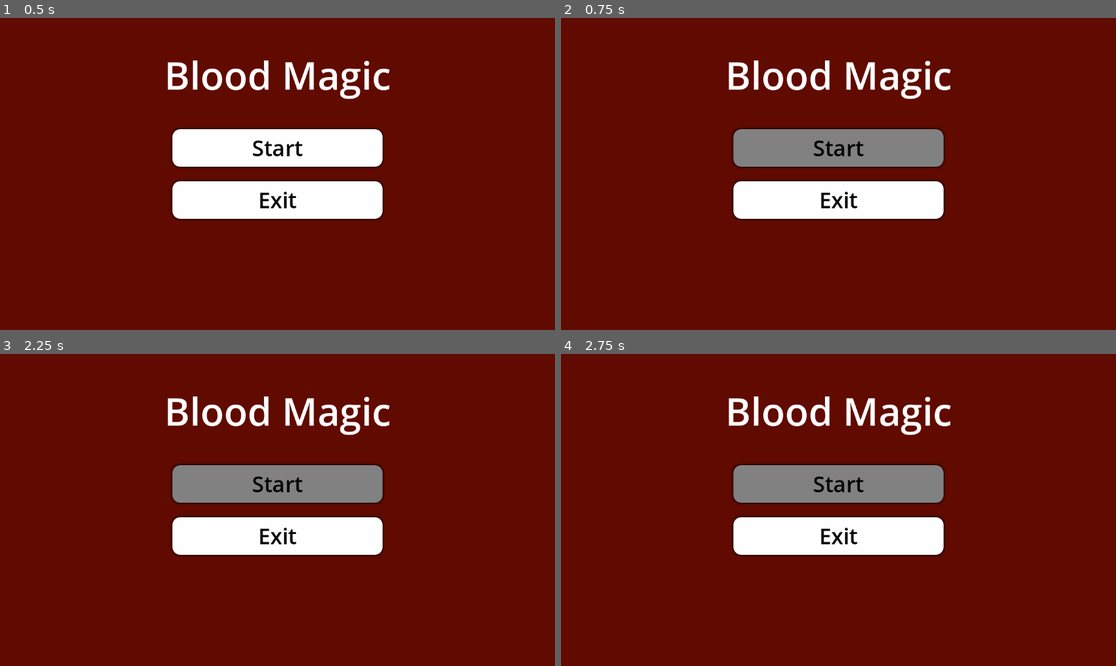
Above: before the commit, frames 1-4 (two rows, left to right).
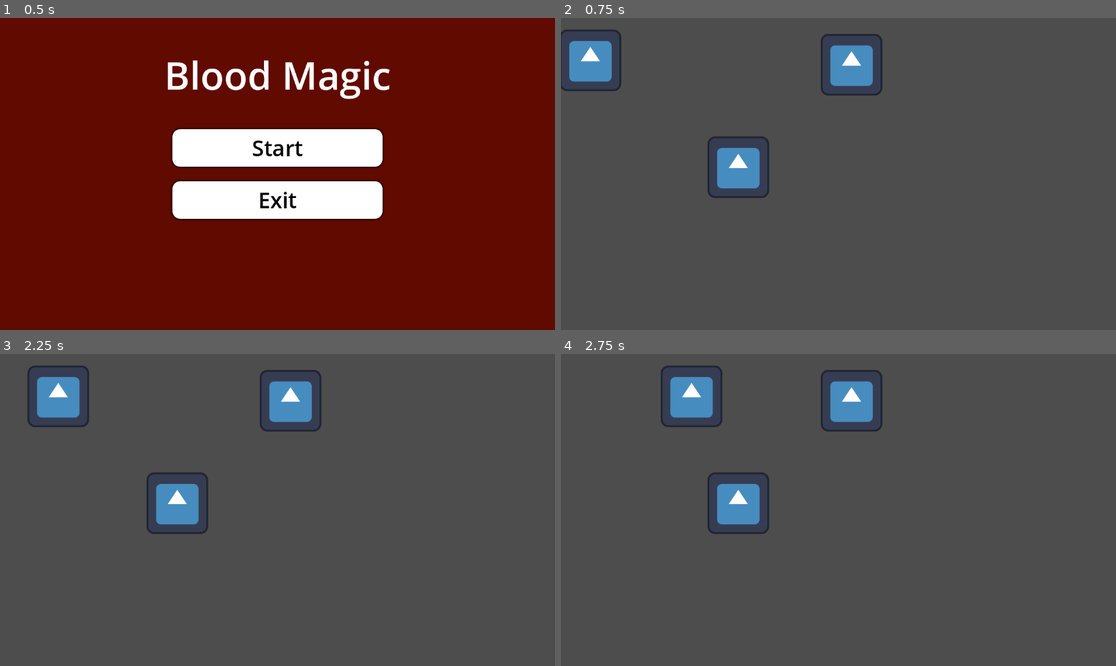
Above: after the commit, the same moments.

Repository: ckfrancois/BloodMagic
Game: Godot game, scene res://scenes/menus/main_menu.tscn
Same seed, same stepped clock (60 frames per second), same inputs: the game is played once before the commit and once after it. Before the commit the project has no main scene; this scene is started directly in both runs. The engine's default icon, where the game draws it, is replaced by a stand-in: a white triangle on a blue panel in a dark square.
Inputs (mouse positions are in pixels of both pictures, inside the frame that each line leads up to):
- Up to frame 1 (0.5 s): no input
- Up to frame 2 (0.75 s): click "Start" at 0.5 s
- Up to frame 3 (2.25 s): click (277, 485) at 1.25 s, where only the run before the commit has a clickable "Start"; tap Enter at 2 s; hold Right (Right) from 2.03 s (still down)
- Up to frame 4 (2.75 s): keep holding Right (Right)

Frame 1 is identical in both runs. In frame 2, 100% of the frame differs, in the area x 0-100%, y 0-100%; in frame 3, 100%; in frame 4, 100%.

Commit message:
Made Main Menu Main scene

Diff:
--- a/blood-magic/project.godot
+++ b/blood-magic/project.godot
@@ -11,6 +11,7 @@
 [application]
 
 config/name="Blood Magic"
+run/main_scene="uid://bf8thv0ipeavq"
 config/features=PackedStringArray("4.4", "Forward Plus")
 config/icon="res://icon.svg"
 
--- a/blood-magic/scenes/enemy/turnzone.gd
+++ b/blood-magic/scenes/enemy/turnzone.gd
@@ -3,7 +3,7 @@
 func _on_body_entered(body: CharacterBody2D) -> void:
 	print("Turn time!")
 
-	var battle_scene = preload("res://battle.tscn")
+	var battle_scene = preload("res://scenes/modes/battle.tscn")
 	var battle_instance = battle_scene.instantiate()
 
 	get_tree().root.add_child(battle_instance)
--- a/blood-magic/scripts/menus/main_menu.gd
+++ b/blood-magic/scripts/menus/main_menu.gd
@@ -12,7 +12,7 @@
 
 
 func _on_start_pressed() -> void:
-	get_tree().change_scene_to_file("res://overworld.tscn")
+	get_tree().change_scene_to_file("res://scenes/modes/overworld.tscn")
 
 
 func _on_exit_pressed() -> void:
